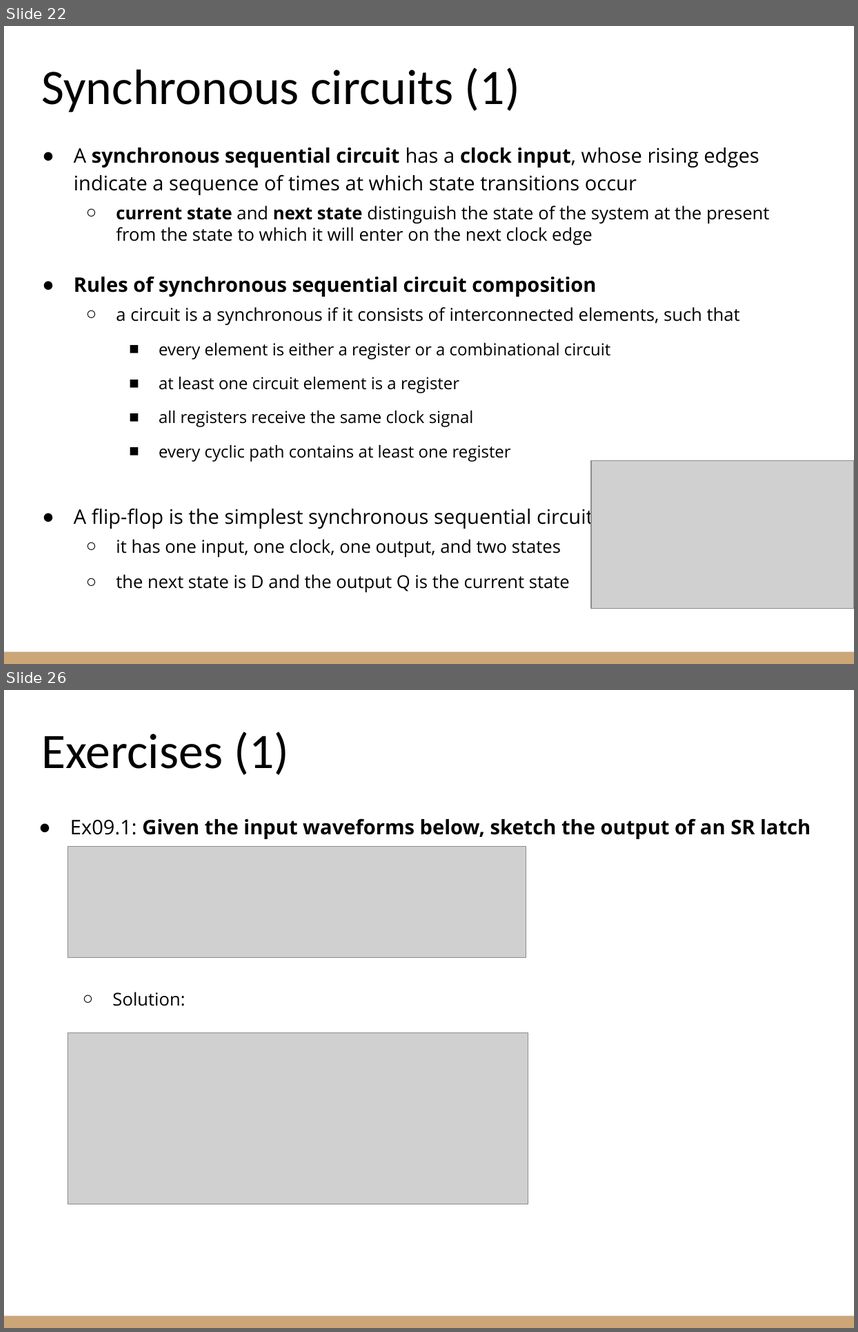
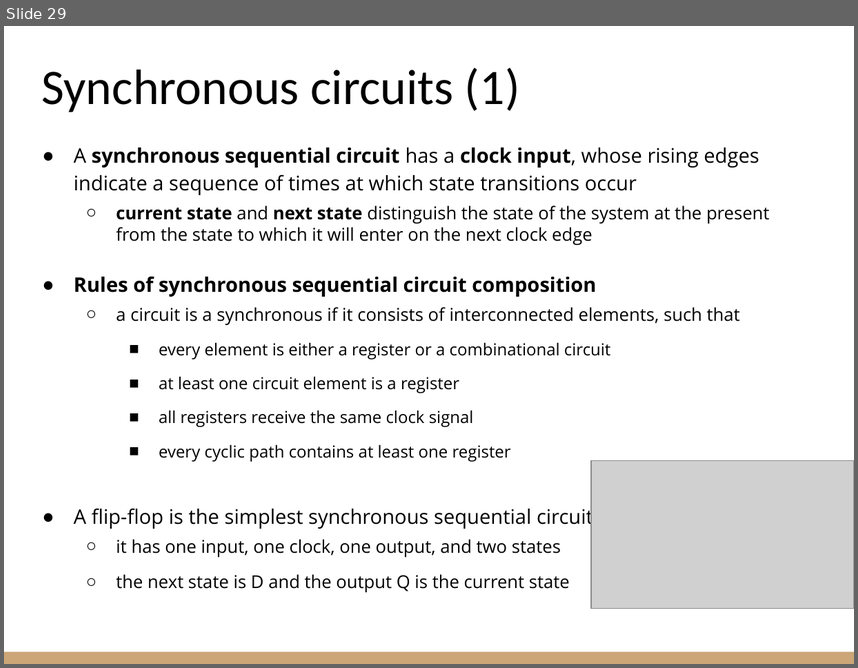
Before and after one commit to riccardoberta/esd, a slide deck: 09 - Sequential Circuits/slides.pptx. Shown one above the other, each under a label of ours: slides 22 and 26 before the commit, slide 29 after it; the slides between them are not shown. The pictures are 858x1332 and 858x668 pixels, drawn with LibreOffice and Linux fonts; fonts in the diff are those of the drawing; grey boxes stand for pictures. Boxes give left, top, right and bottom in pixels: in the first picture for what was removed or moved away, otherwise in the second. Text is boxed around its words. In the diff, an @@ line names an element or a change of style, - is before the commit and + after.

```diff
--- a/09 - Sequential Circuits/slides.pptx
+++ b/09 - Sequential Circuits/slides.pptx
@@ slide 26 removed at <box>4,690,854,1328</box>, background #FFFFFF; not listed: 1 template element that a slide beside it also shows @@
@@ title removed at <box>41,731,289,775</box> @@
-Exercises (1)
@@ text removed at <box>70,818,811,1006</box> @@
-● Ex09.1: Given the input waveforms below, sketch the output of an SR latch
-  ○ Solution:
@@ picture removed at <box>67,847,526,958</box> @@
@@ picture removed at <box>67,1032,528,1203</box> @@
@@ what was slide 22 is now slide 29 @@
```
Also in this commit, not shown: 8 slides changed, 8 slides added, 3 other slides removed, 36 other files.
